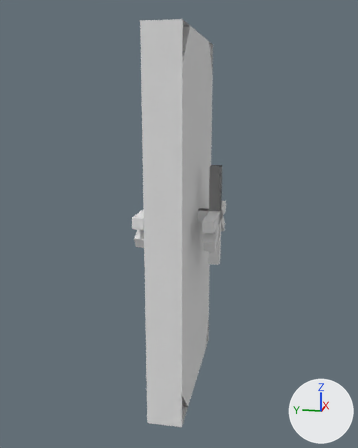
What one commit did to the OBJ model src/main/resources/assets/malisisdoors/models/verticalHatch.obj.
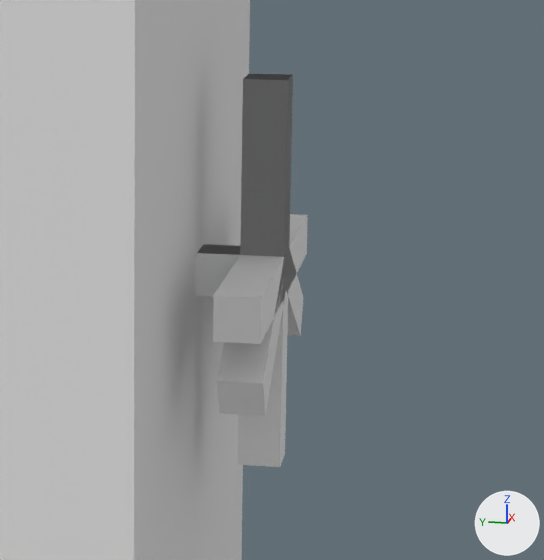
The first picture shows the older version from a camera (50 mm lens) standing at (-2.235, -0.619, 1.655) and looking at (0.49, -0.074, 0.974). The close-ups show both versions on the part from 41% to 80% of the width and 33% to 64% of the height of that picture; other places that the commit changed are outside them. Lighting does not change. The marker at lower right points along +X, +Y and +Z. Where no turn or scale is listed for an object, it has been applied to the vertices.

Before the edit, the objects in view are built like this:
```python
me_door_plane_001 = bpy.data.meshes.new('Door_Plane.001')
me_door_plane_001.from_pydata(...)  # 16 vertices, 10 faces; spans x 0.0..1.0, y -0.19..0.0, z 0.0..2.0
me_door_plane_001.materials.append(mat_none)  # white #e7e7e7
me_handle3_plane_002 = bpy.data.meshes.new('Handle3_Plane.002')
me_handle3_plane_002.from_pydata(...)  # 36 vertices, 35 faces; spans x 0.252..0.748, y -0.312..0.125, z 0.883..1.312
me_handle3_plane_002.materials.append(mat_none)  # white #e7e7e7
me_handle4_plane_003 = bpy.data.meshes.new('Handle4_Plane.003')
me_handle4_plane_003.from_pydata(...)  # 48 vertices, 32 faces; spans x 0.219..0.781, y -0.312..0.125, z 0.75..1.312
me_handle4_plane_003.materials.append(mat_none)  # white #e7e7e7
ob_door_plane_001 = bpy.data.objects.new('Door_Plane.001', me_door_plane_001)
ob_door_plane_001.location = (0.0, 0.0, 0.0)
ob_handle3_plane_002 = bpy.data.objects.new('Handle3_Plane.002', me_handle3_plane_002)
ob_handle3_plane_002.location = (0.0, 0.0, 0.0)
ob_handle4_plane_003 = bpy.data.objects.new('Handle4_Plane.003', me_handle4_plane_003)
ob_handle4_plane_003.location = (0.0, 0.0, 0.0)
```
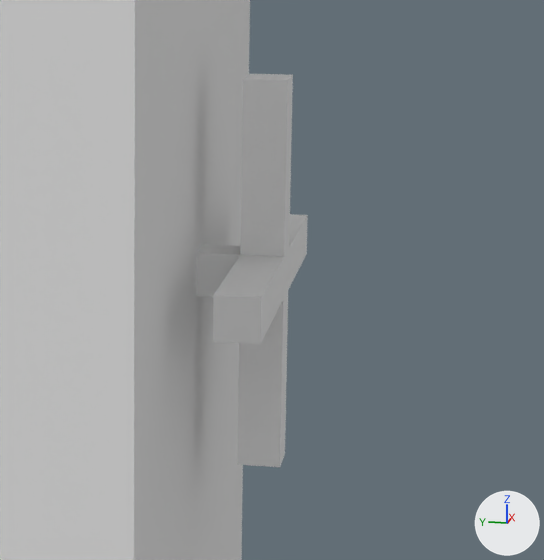
Boxes [x1, y1, x2, y2] around the edits, measured in the close-ups (544 x 560 px):
'Handle3_Plane.002', deleted: before [216, 75, 304, 416]

Patch to the scene script:
```diff
--- a/src/main/resources/assets/malisisdoors/models/verticalHatch.obj.py
+++ b/src/main/resources/assets/malisisdoors/models/verticalHatch.obj.py
@@ ob_handle3_plane_002 @@
-ob_handle3_plane_002 = bpy.data.objects.new('Handle3_Plane.002', me_handle3_plane_002)
-ob_handle3_plane_002.location = (0.0, 0.0, 0.0)
```
